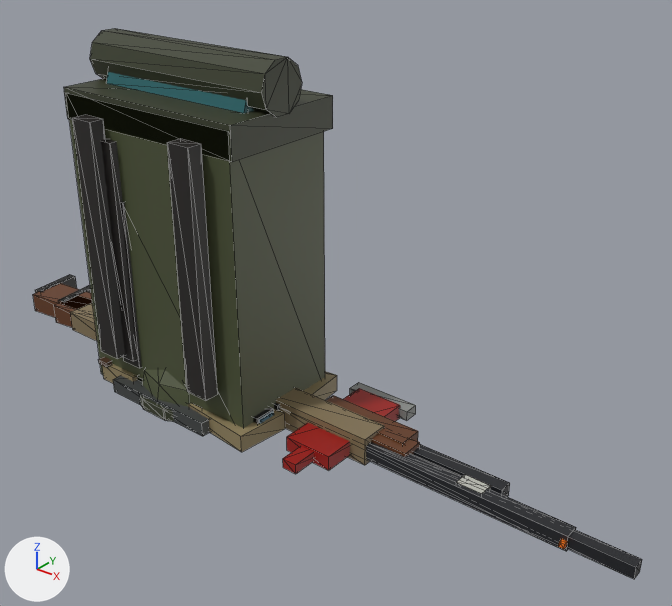
What one commit did to the glTF model assets/models/items.glb.
Both versions are drawn from a 50 mm lens placed at (1.258, -1.154, 1.003), pointed at (0.284, 0.062, 0.248). Lighting does not change. The marker at lower left points along +X, +Y and +Z. The picture after the commit comes second. Mesh edges are drawn as thin lines.

In view in the first picture: 'ITEM_ArmorPlate', 'ITEM_AssaultRifle', 'ITEM_Axe', 'ITEM_CargoPants', 'ITEM_HikingPack', 'ITEM_MilitaryHelmet', 'ITEM_MilitaryRuck', 'ITEM_Rifle', 'ITEM_Shotgun' and 1 more.
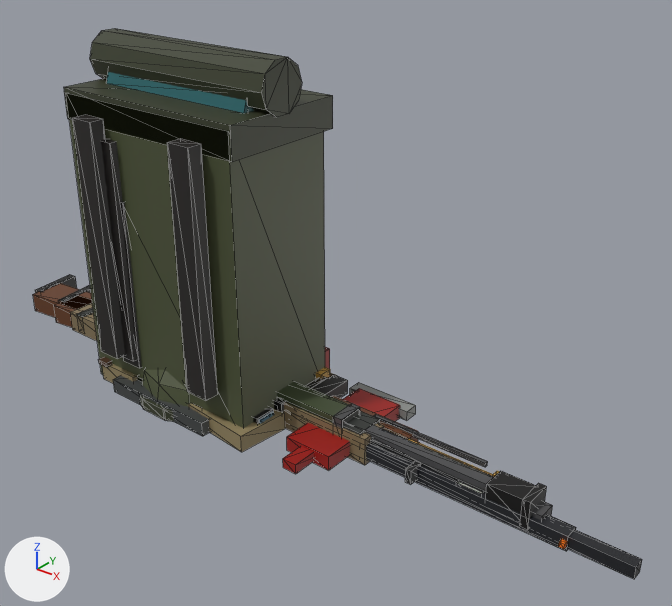
Location of each change, (x1, y1, x2, y2) in pixels of the pictures (672 x 606 px):
```json
{"object": "ITEM_Flamethrower", "change": "added", "after": [277, 347, 547, 529]}
{"object": "ITEM_Lmg", "change": "added", "after": [77, 307, 553, 521], "on screen": "mostly hidden"}
```

Scene script edits in JSON lines:
```json
{"op": "add", "block": "me_item_lmg", "code": ["me_item_lmg = bpy.data.meshes.new('ITEM_Lmg')", "me_item_lmg.from_pydata(...)  # 136 vertices, 204 faces; spans x -0.395..0.77, y -0.075..0.15, z -0.003..0.087", "me_item_lmg.materials.append(mat_flat)"]}
{"op": "add", "block": "me_item_flamethrower", "code": ["me_item_flamethrower = bpy.data.meshes.new('ITEM_Flamethrower')", "me_item_flamethrower.from_pydata(...)  # 136 vertices, 204 faces; spans x -0.108..0.752, y -0.038..0.15, z 0.001..0.09", "me_item_flamethrower.materials.append(mat_flat)"]}
{"op": "add", "block": "ob_item_lmg", "code": ["ob_item_lmg = bpy.data.objects.new('ITEM_Lmg', me_item_lmg)", "ob_item_lmg.location = (0.0, 0.0, 0.0)"]}
{"op": "add", "block": "ob_item_flamethrower", "code": ["ob_item_flamethrower = bpy.data.objects.new('ITEM_Flamethrower', me_item_flamethrower)", "ob_item_flamethrower.location = (0.0, 0.0, 0.0)"]}
```
